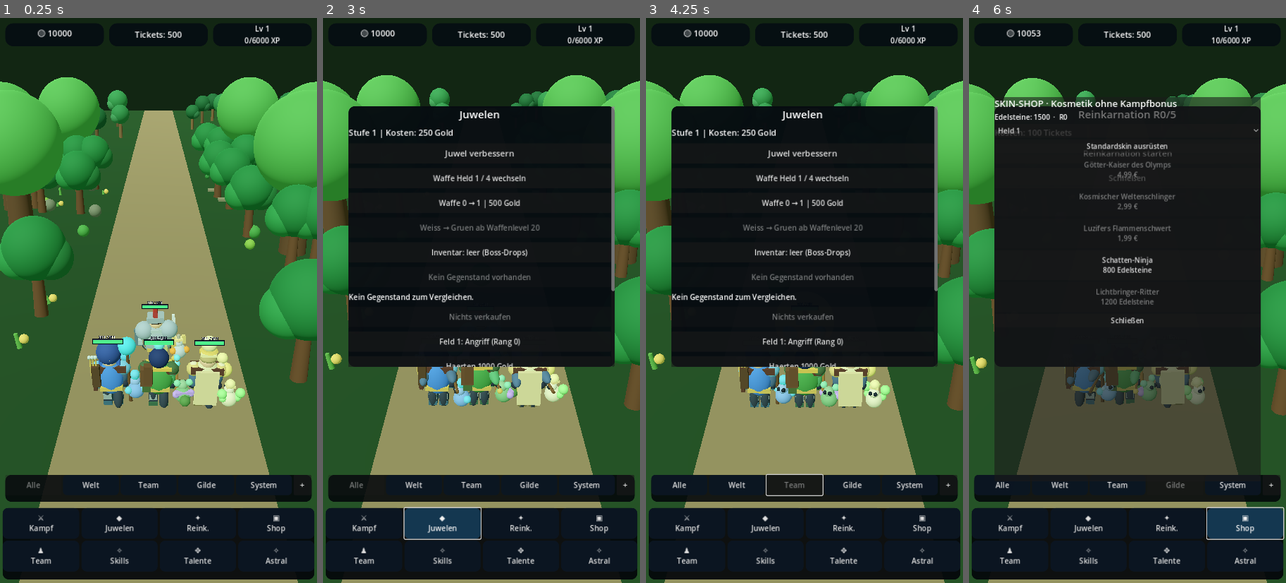
Above: before the commit, frames 1-4 (left to right).
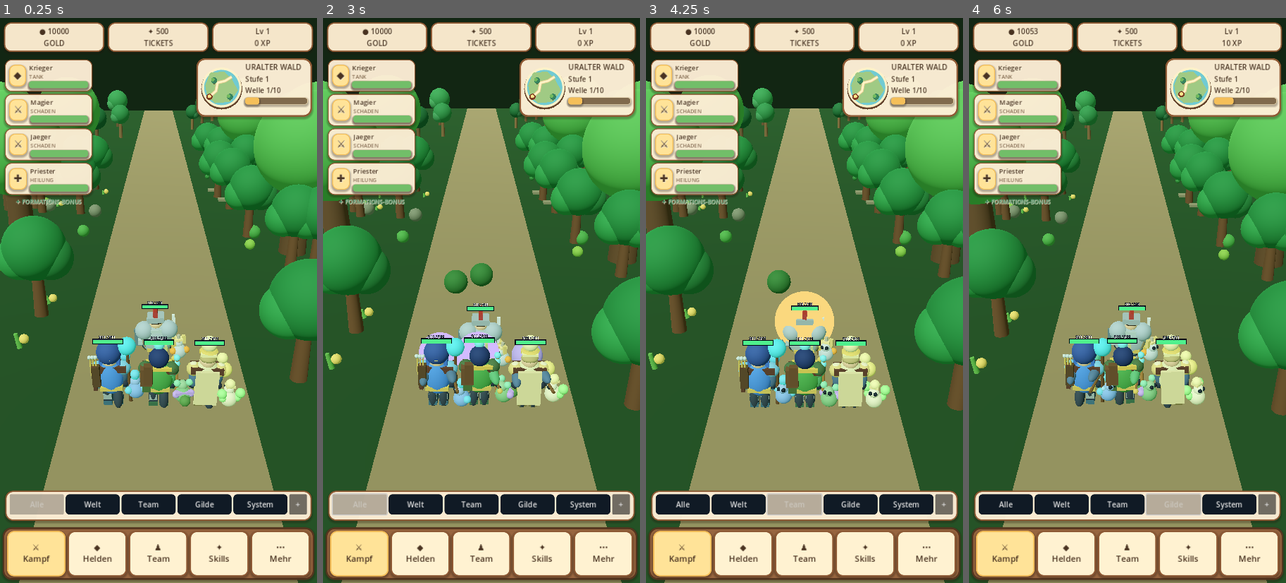
Above: after the commit, the same moments.

Repository: xynewageyx/TitanLegend
Game: Godot game, scene res://scenes/main.tscn
The game is run twice, just before and just after one commit, with the same random seed, the same clock (stepped at 60 frames per second) and the same inputs.
Inputs (mouse positions are in pixels of both pictures, inside the frame that each line leads up to):
- Up to frame 1 (0.25 s): no input
- Up to frame 2 (3 s): click "⚔ Kampf" at 0.5 s; click "Welt" at 1.25 s; click "Alle" at 2 s; click (443, 520) at 2.75 s, where only the run before the commit has a clickable "◆ Juwelen"
- Up to frame 3 (4.25 s): click "Team" at 3.5 s
- Up to frame 4 (6 s): click (1165, 520) at 4.25 s, where only the run before the commit has a clickable "✦ Reink."; click "Gilde" at 5 s; click (1244, 520) at 5.75 s, where only the run before the commit has a clickable "▣ Shop"

The runs differ from the first frame. In frame 1, 32% of the frame differs, in the area x 0-100%, y 0-100%; in frame 2, 67%; in frame 3, 67%; in frame 4, 83%.

Commit message:
Activate fantasy adventure HUD and reskin existing gameplay menus

Diff:
--- a/scripts/ui_manager.gd
+++ b/scripts/ui_manager.gd
@@ -1,5 +1,8 @@
 extends Control
-# Update 27: portrait HUD, boss HP only, tabbed local chat.
+# Mobile portrait HUD with an original fantasy-adventure skin.
+const ADVENTURE_OVERLAY = preload("res://scripts/adventure_hud_overlay.gd")
+const ADVENTURE_THEME = preload("res://scripts/adventure_ui_theme.gd")
+# Boss HP only, tabbed local chat, and existing gameplay rules remain.
 @export var battle_manager: Node3D
 @export var biome_manager: Node3D
 var current_tab: String = "combat"
@@ -60,15 +63,28 @@
 var attribute_apply_button: Button
 var attribute_reroll_button: Button
 var skin_shop_menu: Control
+var adventure_overlay: Control
 
 func _ready() -> void:
  mouse_filter = Control.MOUSE_FILTER_PASS
  # Hide the obsolete scene HUD. Keep it in the scene for backwards compatibility.
  $Margin.hide()
  _make_hud()
+ # Keep the legacy widgets for compatibility, but show the adventure overlay.
+ $ResourceBar.hide()
+ $BottomNav.hide()
+ adventure_overlay = Control.new()
+ adventure_overlay.set_script(ADVENTURE_OVERLAY)
+ adventure_overlay.call("initialize", self, battle_manager, biome_manager)
+ add_child(adventure_overlay)
  skin_shop_menu = Control.new()
  skin_shop_menu.set_script(load("res://scripts/skin_shop_menu.gd"))
  add_child(skin_shop_menu)
+ # Restyle all existing functional full-screen submenus.
+ for menu in [$ClassMenu, $SkillMenu, $TalentMenu, skin_shop_menu]:
+  ADVENTURE_THEME.style_menu_tree(menu)
+ if battle_manager != null and battle_manager.team_formation != null:
+  battle_manager.team_formation.team_changed.connect(_refresh)
  GameManager.gold_changed.connect(_refresh)
  GameManager.xp_changed.connect(_refresh)
  GameManager.character_level_changed.connect(_refresh)
@@ -164,14 +180,15 @@
  boss_panel = VBoxContainer.new()
  boss_panel.name = "BossHP"
  boss_panel.set_anchors_and_offsets_preset(Control.PRESET_TOP_WIDE)
- boss_panel.offset_left = 32
- boss_panel.offset_right = -32
- boss_panel.offset_top = 85
- boss_panel.offset_bottom = 195
+ boss_panel.offset_left = 216
+ boss_panel.offset_right = -19
+ boss_panel.offset_top = 240
+ boss_panel.offset_bottom = 385
  add_child(boss_panel)
  boss_name = Label.new()
  boss_name.horizontal_alignment = HORIZONTAL_ALIGNMENT_CENTER
  _font(boss_name, 23)
+ boss_name.autowrap_mode = TextServer.AUTOWRAP_WORD_SMART
  boss_panel.add_child(boss_name)
  boss_hp = ProgressBar.new()
  boss_hp.custom_minimum_size.y = 24
@@ -251,9 +268,9 @@
  chat_panel.set_anchors_and_offsets_preset(Control.PRESET_BOTTOM_WIDE)
  chat_panel.offset_left = 12
  chat_panel.offset_right = -12
- chat_panel.offset_top = -245
- chat_panel.offset_bottom = -184
- chat_panel.add_theme_stylebox_override("panel", _style(Color(0.012, 0.025, 0.04, 0.88)))
+ chat_panel.offset_top = -209
+ chat_panel.offset_bottom = -141
+ chat_panel.add_theme_stylebox_override("panel", ADVENTURE_THEME.plaque(Color("#fff0d8f3"), ADVENTURE_THEME.WOOD, 17, 3))
  add_child(chat_panel)
  var chat_box := VBoxContainer.new()
  chat_box.add_theme_constant_override("separation", 5)
@@ -298,7 +315,7 @@
  action_panel.offset_right = 0
  action_panel.offset_top = 200
  action_panel.offset_bottom = 790
- action_panel.add_theme_stylebox_override("panel", _style(Color(0.025, 0.045, 0.065, 0.97)))
+ action_panel.add_theme_stylebox_override("panel", ADVENTURE_THEME.plaque(ADVENTURE_THEME.PAPER, ADVENTURE_THEME.WOOD, 20, 4))
  add_child(action_panel)
  # Many upgrade buttons must remain accessible on portrait Android screens.
  var action_scroll := ScrollContainer.new()
@@ -396,8 +413,8 @@
  _apply_chat_visibility()
 
 func _apply_chat_visibility() -> void:
- chat_panel.offset_top = -490 if chat_open else -245
- chat_panel.offset_bottom = -184
+ chat_panel.offset_top = -464 if chat_open else -209
+ chat_panel.offset_bottom = -141
  chat_history.visible = chat_open
  chat_input.get_parent().visible = chat_open
  chat_collapse_button.text = "−" if chat_open else "+"
@@ -605,6 +622,10 @@
    action_button.text = "Werbung nicht verfügbar"
    action_button.disabled = true
 
+ # Refresh the map plaque, hero status and resource ribbon from real game data.
+ if adventure_overlay != null:
+  adventure_overlay.call("refresh")
+
 func _next_weapon_hero() -> void:
  weapon_hero_slot = (weapon_hero_slot + 1) % 4
  _refresh()
